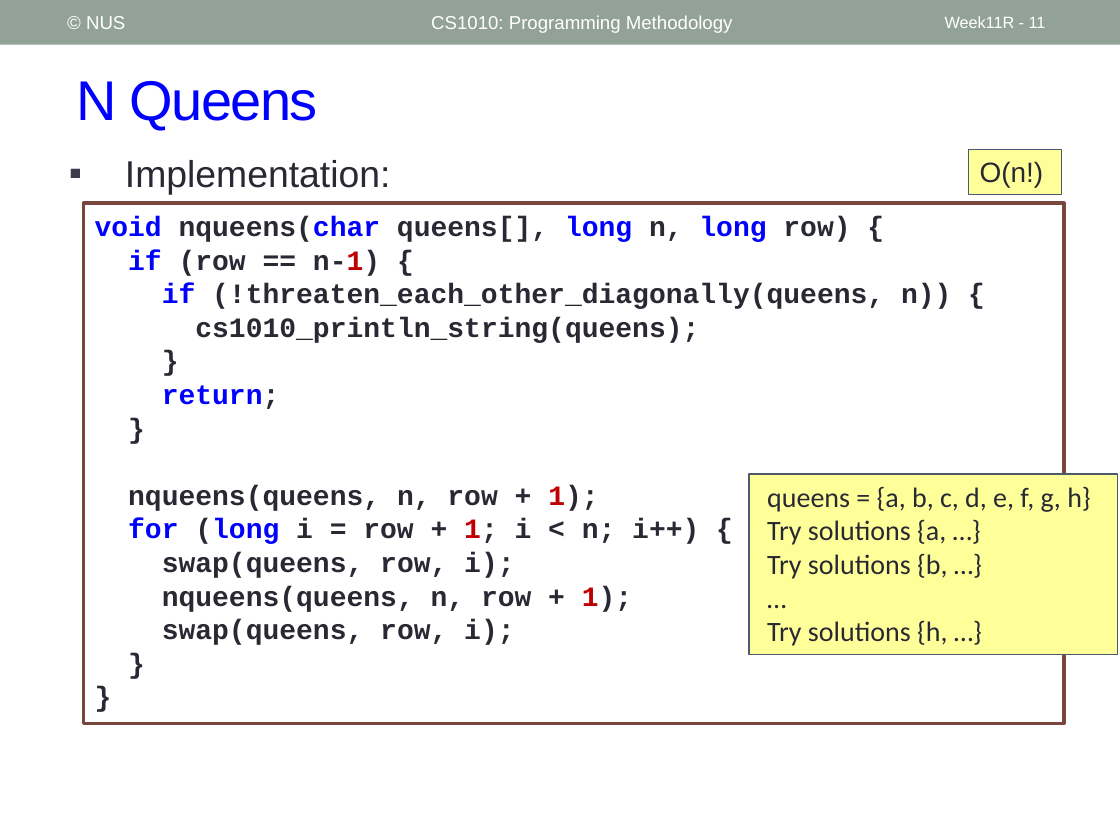
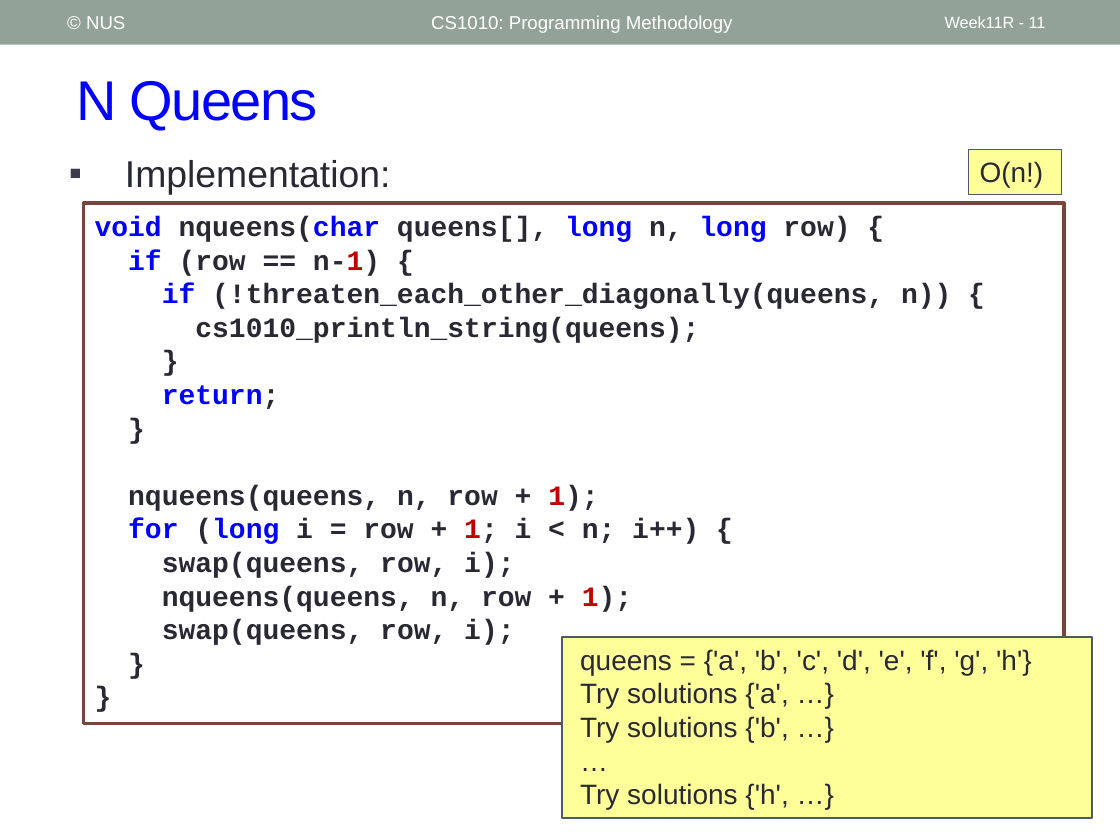
Before and after one commit to nus-cs1010-2526-s2/website, a slide deck: slide 11 of slides/Week11_Recap.pptx. Drawn at 1120x840 pixels with LibreOffice and Linux fonts; fonts in the diff are those of the drawing. Boxes give left, top, right and bottom in pixels: in the first picture for what was removed or moved away, otherwise in the second. Text is boxed around its words. In the diff, an @@ line names an element or a change of style, - is before the commit and + after.

```diff
--- a/slides/Week11_Recap.pptx
+++ b/slides/Week11_Recap.pptx
@@ rectangle "queens = {'a', 'b', 'c', ...": place and size @@
-rectangle "queens = {'a', 'b', 'c', ..." at bbox=[749, 474, 1118, 655]
+rectangle "queens = {'a', 'b', 'c', ..." at bbox=[562, 637, 1092, 819]
@@ rectangle "queens = {'a', 'b', 'c', ..." at bbox=[562, 637, 1092, 819]: font Calibri to Arial in "…" @@
@@ text in rectangle at bbox=[580, 649, 1032, 742]: text changed; font Calibri to Arial @@
-    queens = {a, b, c, d, e, f, g, h}
-    Try solutions {a, …}
-    Try solutions {b, …}
+    queens = {'a', 'b', 'c', 'd', 'e', 'f', 'g', 'h'}
+    Try solutions {'a', …}
+    Try solutions {'b', …}
@@ text in rectangle at bbox=[580, 783, 788, 809]: text changed; font Calibri to Arial @@
-    Try solutions {h, …}
+    Try solutions {'h', …}
```
Also in this commit, not shown: 2 other slides changed, 13 other files.
